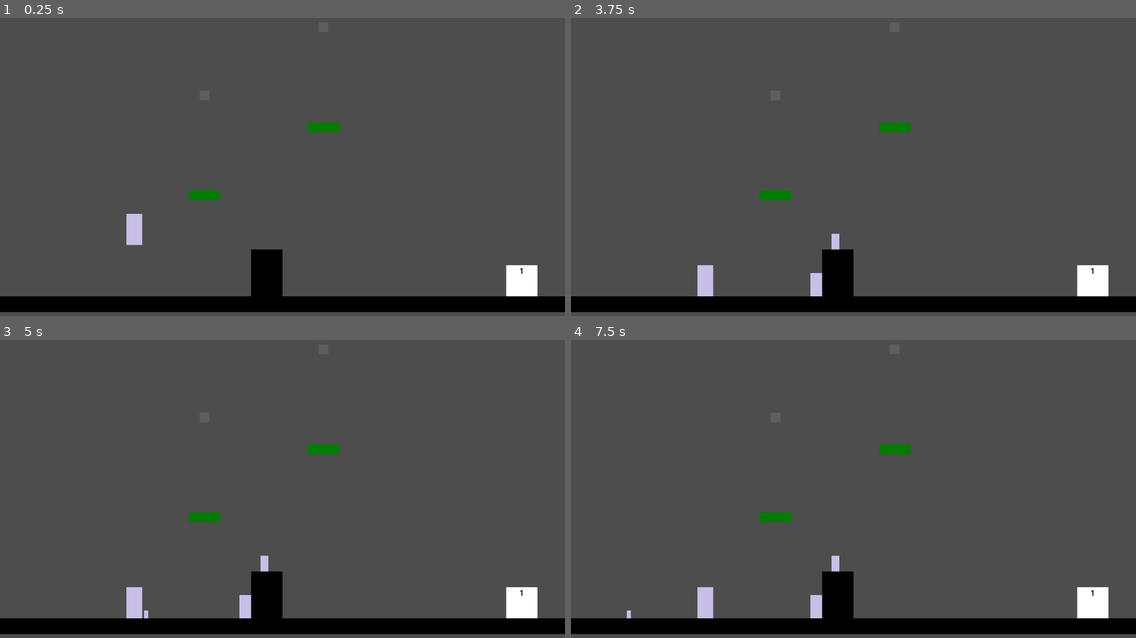
Above: before the commit, frames 1-4 (two rows, left to right).
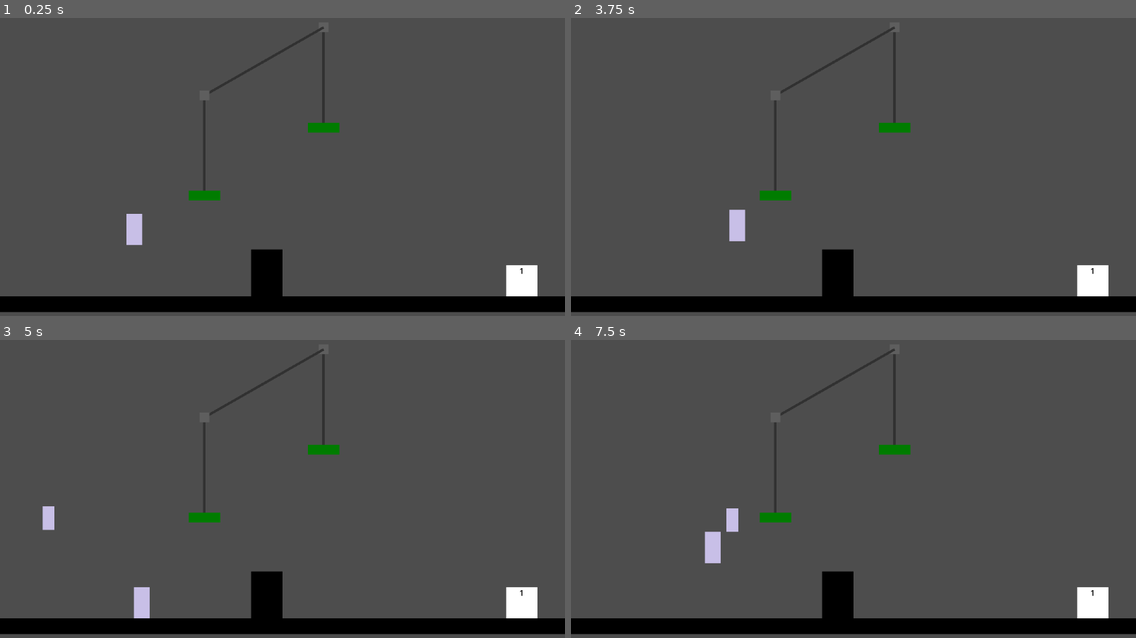
Above: after the commit, the same moments.

Repository: SethHDavis99/GMTK2024
Game: Godot game, scene res://levels/main.tscn
The game is run twice, just before and just after one commit, with the same random seed, the same clock (stepped at 60 frames per second) and the same inputs.
Inputs (mouse positions are in pixels of both pictures, inside the frame that each line leads up to):
- Up to frame 1 (0.25 s): no input
- Up to frame 2 (3.75 s): move the mouse to (706, 277) at 0.52 s; hold Space (pop) 0.53-1.28 s; hold D (move_right) 0.53-2.03 s; tap W (jump) at 0.77, 1.52, 3.02 s; move the mouse to (808, 265) at 1.27 s; click (808, 265) at 1.35 s; tap Space (pop) at 1.55, 2.85 s; move the mouse to (830, 241) at 2.02 s; hold A (move_left) 2.03-2.78 s; hold Space (pop) 2.03-2.78 s; tap Enter at 2.75 s; move the mouse to (729, 226) at 2.77 s; hold D (move_right) from 2.78 s (still down); tap R (reset, bound only after the commit) at 3.5 s; move the mouse to (1023, 205) at 3.52 s; press the mouse at (1023, 205) at 3.53 s
- Up to frame 3 (5 s): tap W (jump) at 3.77, 4.52 s; tap Space (pop) at 3.8, 4.35 s; tap R (reset, bound only after the commit) at 4.15 s; move the mouse to (113, 432) at 4.27 s; release D (move_right) at 4.28 s; release the mouse at (113, 432) at 4.28 s; hold A (move_left) from 4.28 s (still down)
- Up to frame 4 (7.5 s): move the mouse to (881, 480) at 5.02 s; release A (move_left) at 5.03 s; hold D (move_right) 5.03-5.78 s; hold Space (pop) 5.03-5.78 s; move the mouse to (768, 399) at 5.77 s; hold A (move_left) 5.78-7.28 s; click (768, 399) at 5.85 s; tap W (jump) at 6.02, 6.77 s; tap Space (pop) at 6.05, 7.35 s; move the mouse to (977, 462) at 6.52 s; hold Space (pop) 6.53-7.28 s; tap R (reset, bound only after the commit) at 7.25 s; move the mouse to (740, 494) at 7.27 s; hold D (move_right) from 7.28 s (still down)

The runs differ from the first frame. In frame 1, 0.4% of the frame differs, in the area x 36-58%, y 2-58%; in frame 2, 1.2%; in frame 3, 1.1%; in frame 4, 1.4%, in the area x 9-58%, y 2-94%.

Commit message:
add reset button

Diff:
--- a/levels/main.tscn
+++ b/levels/main.tscn
@@ -21,9 +21,11 @@
 offset_top = 48.0
 offset_right = 670.0
 offset_bottom = 68.0
+linked_pully = NodePath("../PullyPlatform2")
 
 [node name="PullyPlatform2" parent="." instance=ExtResource("4_ij6r3")]
 offset_left = 407.0
 offset_top = 187.0
 offset_right = 427.0
 offset_bottom = 207.0
+linked_pully = NodePath("../PullyPlatform")
--- a/project.godot
+++ b/project.godot
@@ -54,6 +54,11 @@
 "events": [Object(InputEventMouseButton,"resource_local_to_scene":false,"resource_name":"","device":-1,"window_id":0,"a …(257 unchanged characters)…
 ]
 }
+reset={
+"deadzone": 0.5,
+"events": [Object(InputEventKey,"resource_local_to_scene":false,"resource_name":"","device":-1,"window_id":0,"alt_pressed":false,"shift_pressed":false,"ctrl_pressed":false,"meta_pressed":false,"pressed":false,"keycode":0,"physical_keycode":82,"key_label":0,"unicode":114,"location":0,"echo":false,"script":null)
+]
+}
 
 [rendering]
 
--- a/scripts/player.gd
+++ b/scripts/player.gd
@@ -58,6 +58,9 @@
 	if event.is_action_pressed("click") and Global.hovered_player:
 		can_control = Global.hovered_player == self
 
+	if event.is_action_pressed("reset"):
+		get_tree().reload_current_scene()
+
 	if !can_control:
 		return
 
Not shown, added: audio/GMTK2024_DollOpen_01.ogg.import
Not shown, added: audio/GMTK2024_DollPopOut_01.ogg.import
Not shown: 1 places in levels/Level3.tscn that only renumber resources
